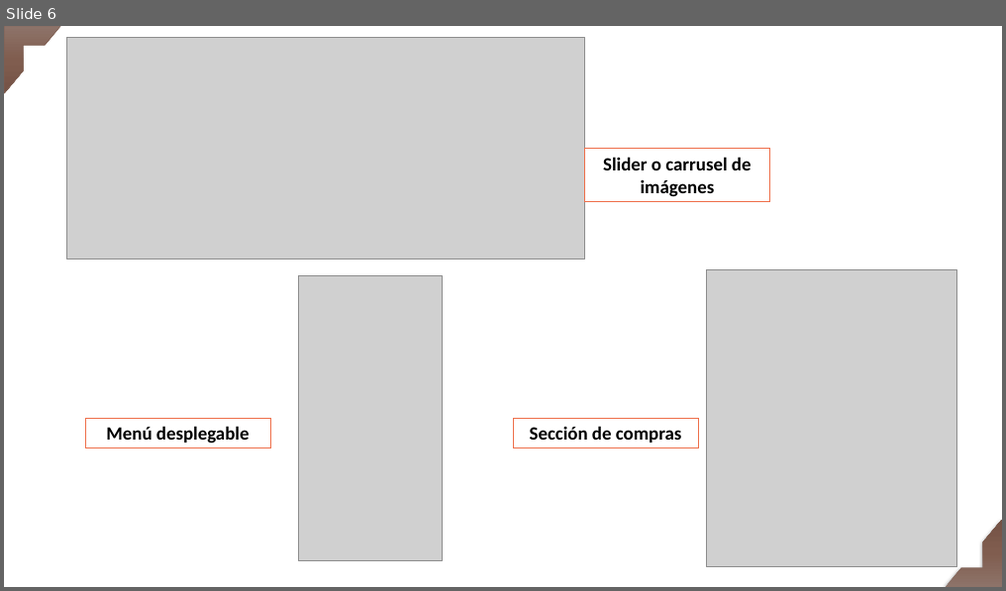
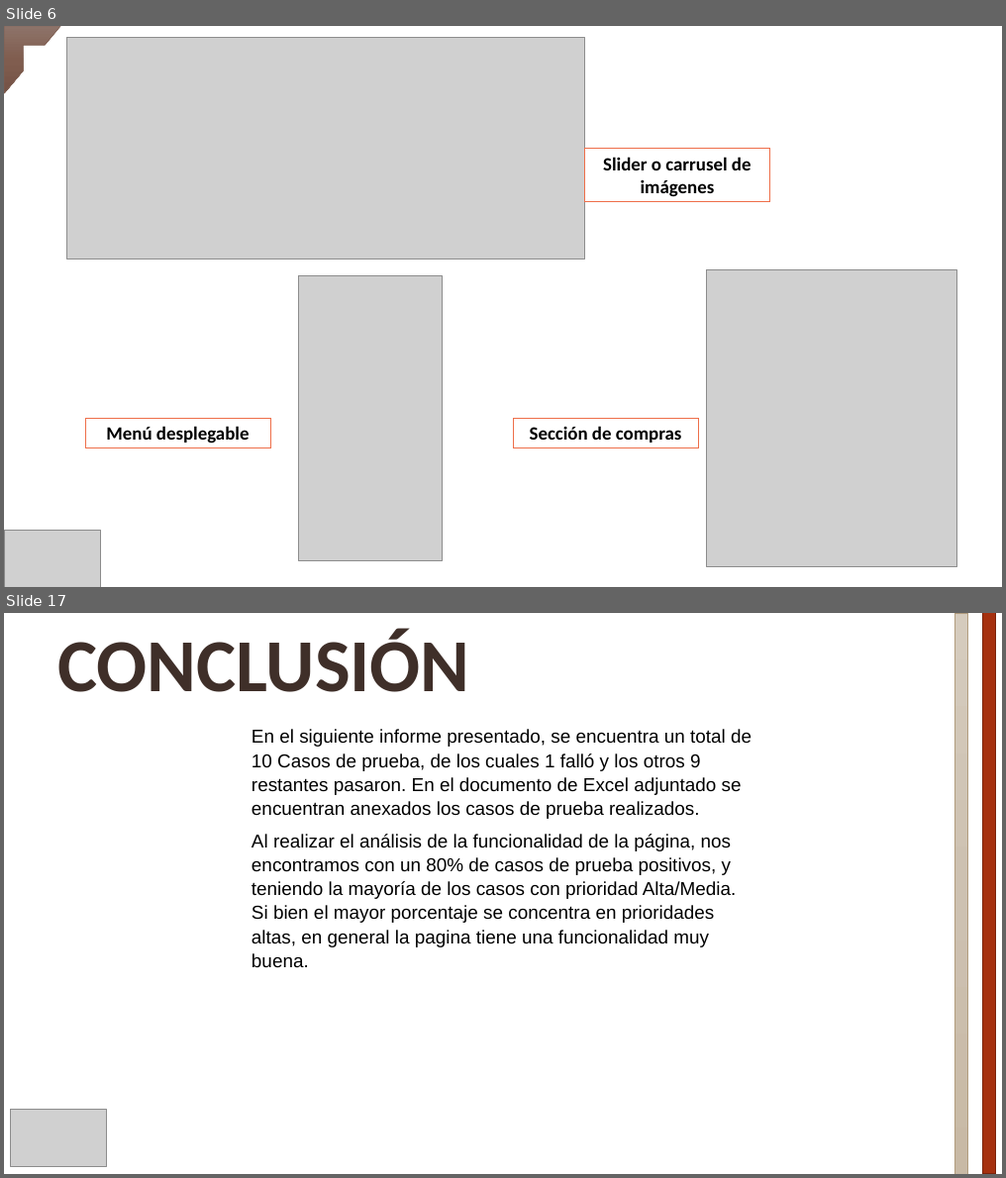
Before and after one commit to sulayloor/proyecto-final-coderhouse, a slide deck: PROYECTO FINAL 1.pptx. Shown one above the other, each under a label of ours: slide 6 before the commit, slides 6 and 17 after it; the slides between them are not shown. The pictures are 1006x591 and 1006x1178 pixels, drawn with LibreOffice and Linux fonts; fonts in the diff are those of the drawing; grey boxes stand for pictures. Boxes give left, top, right and bottom in pixels: in the first picture for what was removed or moved away, otherwise in the second. Text is boxed around its words. In the diff, an @@ line names an element or a change of style, - is before the commit and + after.

```diff
--- a/PROYECTO FINAL 1.pptx
+++ b/PROYECTO FINAL 1.pptx
@@ slide 17 added at (4,613,1002,1174), background #FFFFFF @@
@@ text added at (57,629,469,692), 72 pt, text #3F3029, bold @@
+CONCLUSIÓN
@@ rectangle added at (954,613,968,1174), fill gradient #D6CCBE to #CEC2B2 to #C9BAA5, outline #B19C7D 0.5 pt @@
@@ rectangle added at (982,613,996,1174), fill #A5300F, outline #7A240B 1 pt @@
@@ text added at (252,729,751,968), 18 pt, text #000000 @@
+En el siguiente informe presentado, se encuentra un total de 10 Casos de prueba, de los cuales 1 falló y los otros 9 restantes pasaron. En el documento de Excel adjuntado se encuentran anexados los casos de prueba realizados.
+Al realizar el análisis de la funcionalidad de la página, nos encontramos con un 80% de casos de prueba positivos, y teniendo la mayoría de los casos con prioridad Alta/Media. Si bien el mayor porcentaje se concentra en prioridades altas, en general la pagina tiene una funcionalidad muy buena.
@@ picture added at (10,1109,106,1166) @@
@@ slide 6 changed as well @@
@@ half frame removed at (945,520,1002,587) @@
@@ picture added at (4,531,100,587) @@
```
Also in this commit, not shown: 4 other slides changed, 11 other slides added, 1 other file.
